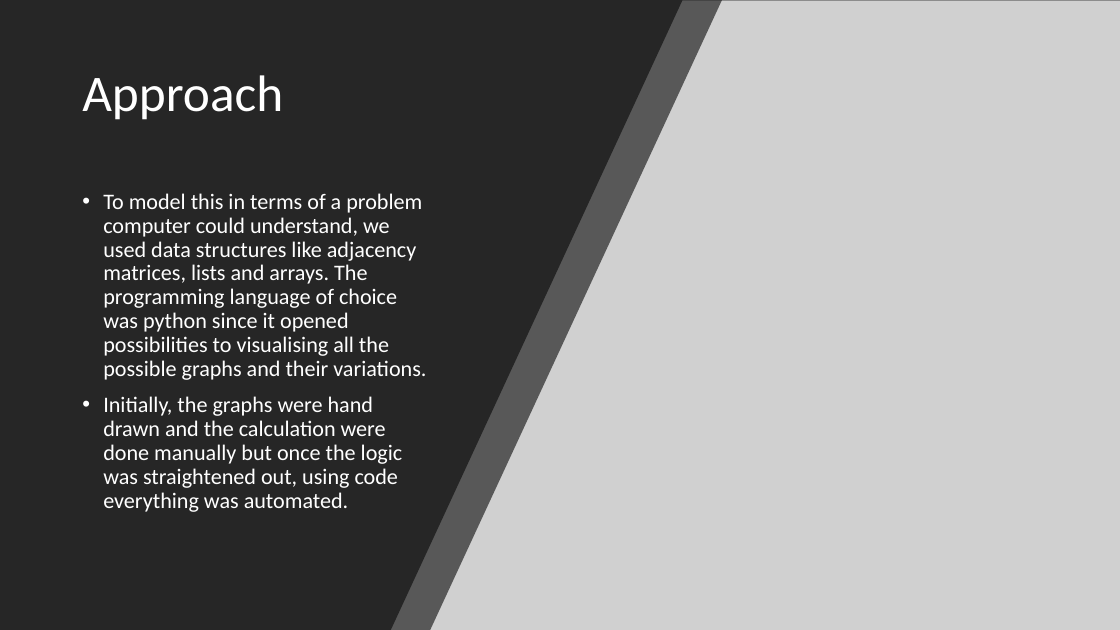
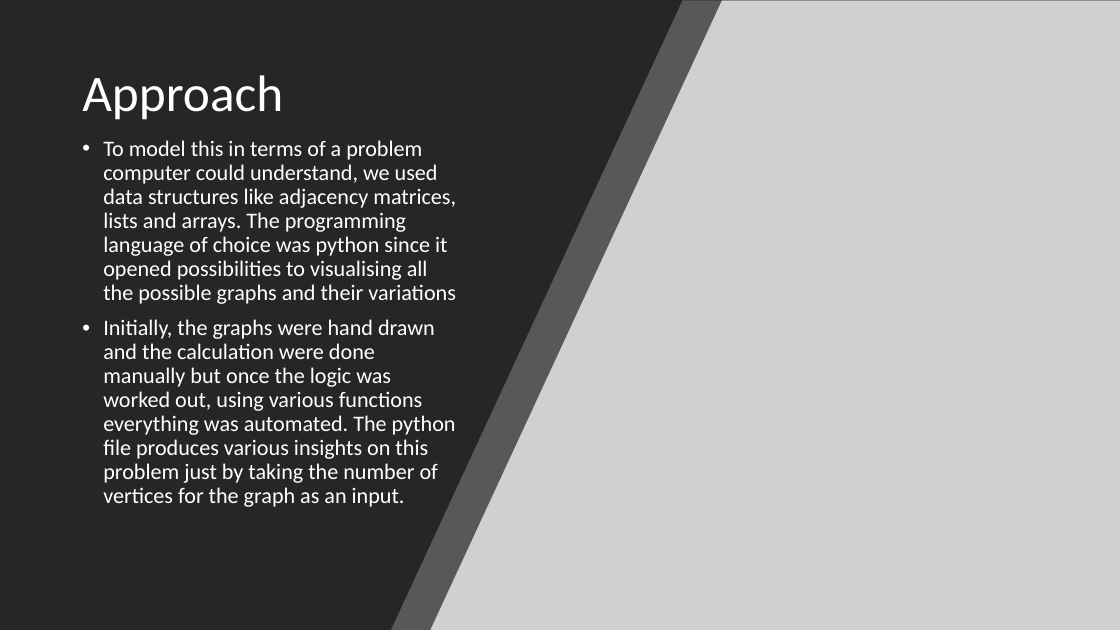
Before and after one commit to Sanskar-16/capstone, a slide deck: slide 3 of Capstone-Presentation.pptx. Drawn at 1120x630 pixels with LibreOffice and Linux fonts; fonts in the diff are those of the drawing; grey boxes stand for pictures. Boxes give left, top, right and bottom in pixels: in the first picture for what was removed or moved away, otherwise in the second. Text is boxed around its words. In the diff, an @@ line names an element or a change of style, - is before the commit and + after.

Commit message:
completed presentation

```diff
--- a/Capstone-Presentation.pptx
+++ b/Capstone-Presentation.pptx
@@ text at bbox=[103, 140, 456, 507]: text changed @@
-• To model this in terms of a problem computer could understand, we used data structures like adjacency matrices, lists and arrays. The programming language of choice was python since it opened possibilities to visualising all the possible graphs and their variations.
-• Initially, the graphs were hand drawn and the calculation were done manually but once the logic was straightened out, using code everything was automated.
+• To model this in terms of a problem computer could understand, we used data structures like adjacency matrices, lists and arrays. The programming language of choice was python since it opened possibilities to visualising all the possible graphs and their variations
+• Initially, the graphs were hand drawn and the calculation were done manually but once the logic was worked out, using various functions everything was automated. The python file produces various insights on this problem just by taking the number of vertices for the graph as an input.
```
Also in this commit, not shown: 1 other slide changed, 1 slide added, 3 slides removed.
